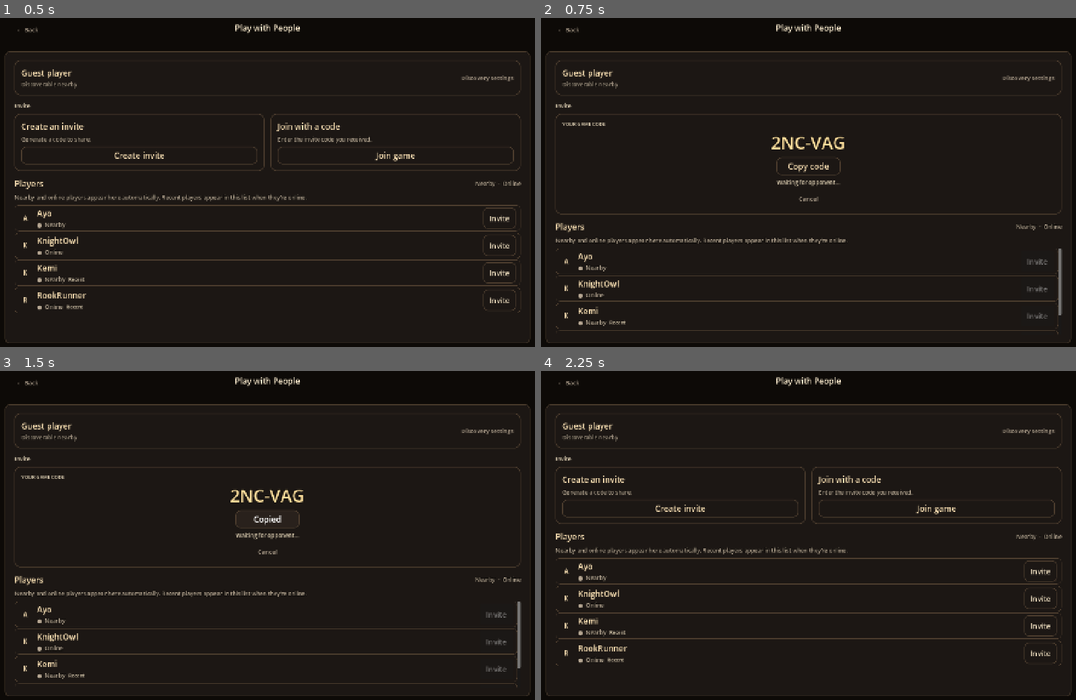
Above: before the commit, frames 1-4 (two rows, left to right).
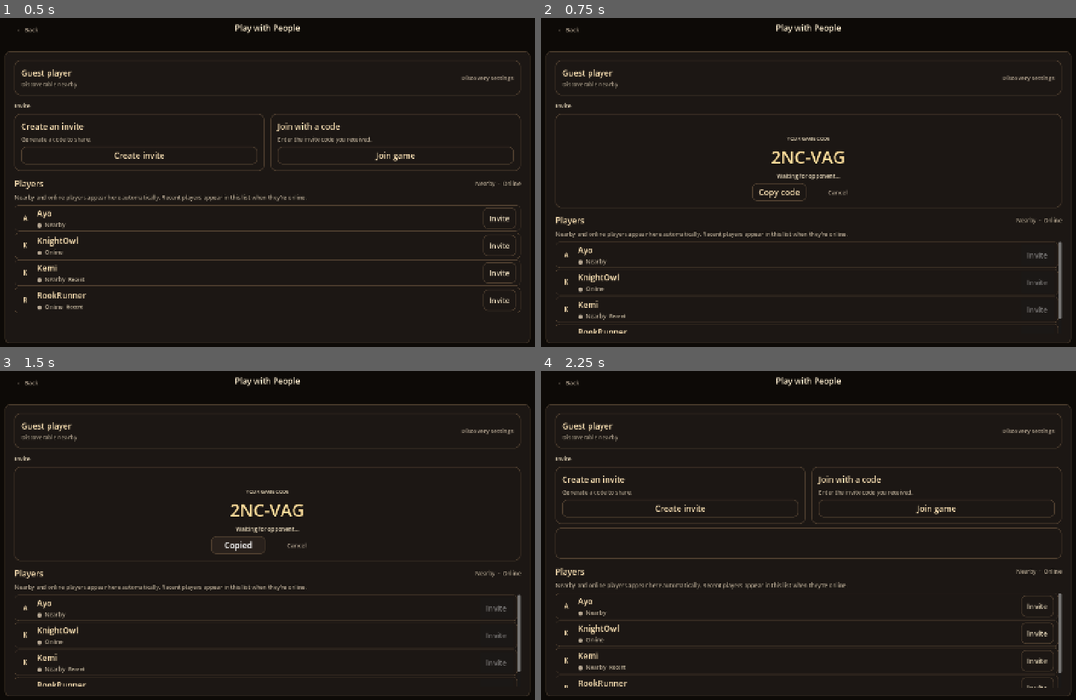
Above: after the commit, the same moments.

Repository: shedrackgodstime/chess-relay
Game: Godot game, scene res://src/ui/screens/multiplayer_hub/multiplayer_hub_screen.tscn
The game is run twice, just before and just after one commit, with the same random seed, the same clock (stepped at 60 frames per second) and the same inputs. This scene is started directly instead of the project's main scene.
Inputs:
- Up to frame 1 (0.5 s): no input
- Up to frame 2 (0.75 s): click "Create invite" at 0.5 s
- Up to frame 3 (1.5 s): click "Copy code" at 1.25 s
- Up to frame 4 (2.25 s): click "Cancel" at 2 s

Frame 1 is identical in both runs. In frame 2, 4.8% of the frame differs, in the area x 2-98%, y 31-96%; in frame 3, 4.7%; in frame 4, 4.1%.

Commit message:
Make the hub's flow card a component, and let it own being emptied
Second half of foundation_tightening item 2. Five flows in the hub — create a code,
join with a code, invite a listed player, answer an invitation, recover from a
declined one — each built the same heading, detail line and action row inside the
screen script, differing only in what they put in between. That is one card used five
times, so it is a scene now, and the screen asks it for content rather than filling a
box.

It carries the heading, the detail line, a body and an action row. The screen asks for
a status line, a code, a field or an action and gets the node back, so it can keep
updating a label it did not create.

Emptying it fixed a bug that was there before the extraction. Each flow cleared the
content by queueing its children for deletion and then immediately added the next
flow's, so for one frame the card held both. It now removes and frees in a single step,
and there is no frame in which two flows are on screen at once.

The join field stayed a method on purpose. Only the join flow needs one, and a control
with a single caller is not reusable yet; the note above it says so, so the next person
reads it as a decision instead of an oversight.

Two helpers in the hub became dead when the flows moved and were removed rather than
left to rot. Hub script: 511 lines to 438.

Diff:
--- /dev/null
+++ b/godot/src/ui/components/invite_flow_card/invite_flow_card.gd
@@ -0,0 +1,90 @@
+class_name InviteFlowCard
+extends PanelContainer
+
+## The card the multiplayer hub shows instead of its Create and Join choices while
+## one of those flows is running.
+##
+## Five flows use it: create a code, join with a code, invite a listed player, respond
+## to an invitation, and recover from a declined one. All five want the same shape —
+## what is happening, a line about it, room for whatever that flow is specifically
+## about, and a row of things that can be done — and none of them want a different
+## kind of card.
+##
+## It is a scene rather than something the hub builds because it is the same five
+## times. See docs/architecture/foundation_tightening.md, item 2.
+
+@onready var _heading: Label = %Heading
+@onready var _detail: Label = %Detail
+@onready var _body: VBoxContainer = %Body
+@onready var _actions: HBoxContainer = %Actions
+
+
+## Starts a flow: what is happening, and the line under it. Everything the previous
+## flow put here goes, so a card never shows one flow's leftovers above another's.
+func show_flow(heading_text: String, detail_text: String) -> void:
+	_heading.text = heading_text
+	_detail.text = detail_text
+	_detail.visible = not detail_text.is_empty()
+	_discard(_body)
+	_discard(_actions)
+	show()
+
+
+## Empties a container and frees what was in it.
+##
+## Removed and freed in the same step rather than queued, because the caller fills the
+## card again immediately afterwards and a queued child is still a child until the end
+## of the frame, which would leave one flow's content sitting above the next one's.
+func _discard(container: Node) -> void:
+	for child in container.get_children():
+		container.remove_child(child)
+		child.queue_free()
+
+
+## A line of status inside the card. Returns it so a flow can keep updating the text
+## without holding on to a node it did not create.
+func add_status(text: String, variation: StringName = &"SetupStatusText") -> Label:
+	var label := Label.new()
+	label.text = text
+	label.theme_type_variation = variation
+	label.horizontal_alignment = HORIZONTAL_ALIGNMENT_CENTER
+	_body.add_child(label)
+	return label
+
+
+## The generated code, shown large because it is meant to be read off one screen and
+## typed into another.
+func add_code(text: String) -> Label:
+	var label := Label.new()
+	label.text = text
+	label.theme_type_variation = &"CodeDisplay"
+	label.horizontal_alignment = HORIZONTAL_ALIGNMENT_CENTER
+	_body.add_child(label)
+	return label
+
+
+## Adds a control the flow needs: the code entry, a checkbox, anything else.
+func add_content(control: Control) -> Control:
+	_body.add_child(control)
+	return control
+
+
+## A button in the card's action row. Returned so the flow can connect to it or hold
+## it; the card does not decide what any of them do.
+func add_action(text: String, variation: StringName = &"SetupActionButton") -> Button:
+	var button := Button.new()
+	button.text = text
+	button.custom_minimum_size = Vector2(144.0, 48.0)
+	button.theme_type_variation = variation
+	_actions.add_child(button)
+	return button
+
+
+## A centred row inside the body, for actions that belong with the content rather than
+## in the card's own action row.
+func add_centered_row() -> HBoxContainer:
+	var row := HBoxContainer.new()
+	row.alignment = BoxContainer.ALIGNMENT_CENTER
+	row.add_theme_constant_override("separation", 12)
+	_body.add_child(row)
+	return row
--- /dev/null
+++ b/godot/src/ui/components/invite_flow_card/invite_flow_card.tscn
@@ -0,0 +1,33 @@
+[gd_scene load_steps=2 format=3]
+
+[ext_resource type="Script" path="res://src/ui/components/invite_flow_card/invite_flow_card.gd" id="1_invite_flow_card"]
+
+[node name="InviteFlowCard" type="PanelContainer"]
+visible = false
+theme_type_variation = &"Card"
+script = ExtResource("1_invite_flow_card")
+
+[node name="Content" type="VBoxContainer" parent="."]
+layout_mode = 2
+theme_override_constants/separation = 8
+
+[node name="Heading" type="Label" parent="Content"]
+unique_name_in_owner = true
+layout_mode = 2
+theme_type_variation = &"SetupParticipantName"
+
+[node name="Detail" type="Label" parent="Content"]
+unique_name_in_owner = true
+layout_mode = 2
+theme_type_variation = &"QuietLabel"
+
+[node name="Body" type="VBoxContainer" parent="Content"]
+unique_name_in_owner = true
+layout_mode = 2
+theme_override_constants/separation = 8
+
+[node name="Actions" type="HBoxContainer" parent="Content"]
+unique_name_in_owner = true
+layout_mode = 2
+alignment = 1
+theme_override_constants/separation = 12
--- a/godot/src/ui/screens/multiplayer_hub/multiplayer_hub_screen.gd
+++ b/godot/src/ui/screens/multiplayer_hub/multiplayer_hub_screen.gd
@@ -24,8 +24,10 @@
 const TEXT := Color(1.0, 0.9, 0.72, 1.0)
 
 @onready var _invite_grid: GridContainer = %InviteGrid
-@onready var _invite_flow_card: PanelContainer = %InviteFlowCard
-@onready var _invite_flow_content: VBoxContainer = %InviteFlowContent
+## The card the running flow fills. A component rather than a panel built here,
+## because five flows in this screen want the same card and none of them want a
+## different kind of one.
+@onready var _flow: InviteFlowCard = %InviteFlowCard
 @onready var _player_list: ScrollContainer = %PlayerList
 @onready var _player_rows: VBoxContainer = %PlayerRows
 @onready var _profile_status: Label = %ProfileStatus
@@ -88,12 +90,11 @@
 	_active_invite_flow = "player-invite"
 	_current_player_invite = player_name
 	_invite_grid.hide()
-	_invite_flow_card.show()
+	_flow.show()
 	_set_player_invites_enabled(false)
-	_clear_invite_flow()
-	_invite_flow_content.add_child(_label("Invite %s" % player_name, "SetupParticipantName"))
-	_invite_flow_content.add_child(_label("Invitation sent · waiting for response...", "SetupStatusText"))
-	_invite_flow_content.add_child(_flow_cancel_button(_cancel_player_invite))
+	_flow.show_flow("Invite %s" % player_name, "")
+	_flow.add_status("Invitation sent · waiting for response...")
+	_flow_cancel_button(_cancel_player_invite)
 	player_invite_requested.emit(player_name)
 
 
@@ -108,20 +109,10 @@
 func player_invite_declined(player_name: String) -> void:
 	if _active_invite_flow != "player-invite":
 		return
-	_clear_invite_flow()
-	_invite_flow_content.add_child(_label("Invite %s" % player_name, "SetupParticipantName"))
-	_invite_flow_content.add_child(_label("Invitation declined.", "SetupStatusText"))
-	var actions := HBoxContainer.new()
-	actions.alignment = BoxContainer.ALIGNMENT_CENTER
-	actions.add_theme_constant_override("separation", 12)
-	_invite_flow_content.add_child(actions)
-	actions.add_child(_action_button("Invite again", _retry_player_invite))
-	var done := Button.new()
-	done.text = "Done"
-	done.theme_type_variation = &"QuietButton"
-	done.custom_minimum_size = FLOW_ACTION_SIZE
-	done.pressed.connect(_cancel_player_invite)
-	actions.add_child(done)
+	_flow.show_flow("Invite %s" % player_name, "")
+	_flow.add_status("Invitation declined.")
+	_flow.add_action("Invite again").pressed.connect(_retry_player_invite)
+	_flow.add_action("Done", &"QuietButton").pressed.connect(_cancel_player_invite)
 
 
 func _retry_player_invite() -> void:
@@ -145,22 +136,11 @@
 	_active_invite_flow = "incoming-invite"
 	_current_player_invite = player_name
 	_invite_grid.hide()
-	_invite_flow_card.show()
+	_flow.show()
 	_set_player_invites_enabled(false)
-	_clear_invite_flow()
-	_invite_flow_content.add_child(_label("Game invitation", "SetupParticipantName"))
-	_invite_flow_content.add_child(_label("%s invited you to play." % player_name, "QuietLabel"))
-	var actions := HBoxContainer.new()
-	actions.alignment = BoxContainer.ALIGNMENT_CENTER
-	actions.add_theme_constant_override("separation", 12)
-	_invite_flow_content.add_child(actions)
-	actions.add_child(_action_button("Accept", _accept_incoming_invite))
-	var decline := Button.new()
-	decline.text = "Decline"
-	decline.custom_minimum_size = FLOW_ACTION_SIZE
-	decline.theme_type_variation = &"QuietButton"
-	decline.pressed.connect(_decline_incoming_invite)
-	actions.add_child(decline)
+	_flow.show_flow("Game invitation", "%s invited you to play." % player_name)
+	_flow.add_action("Accept").pressed.connect(_accept_incoming_invite)
+	_flow.add_action("Decline", &"QuietButton").pressed.connect(_decline_incoming_invite)
 
 
 func _accept_incoming_invite() -> void:
@@ -176,9 +156,9 @@
 		return
 	var player_name := _current_player_invite
 	incoming_invite_responded.emit(player_name, false)
-	_clear_invite_flow()
-	_invite_flow_content.add_child(_label("Invitation declined.", "SetupStatusText"))
-	_invite_flow_content.add_child(_flow_cancel_button(_reset_invite_flow))
+	_flow.show_flow("", "")
+	_flow.add_status("Invitation declined.")
+	_flow_cancel_button(_reset_invite_flow)
 
 
 func _show_discovery_settings() -> void:
@@ -229,23 +209,15 @@
 	_active_invite_flow = "create"
 	_create_waiting = true
 	_invite_grid.hide()
-	_invite_flow_card.show()
+	_flow.show()
 	_set_player_invites_enabled(false)
-	_clear_invite_flow()
-	_invite_flow_content.add_child(_label("YOUR GAME CODE", "Caption"))
-	_create_code_label = _label(_generate_invite_code(), "CodeDisplay")
-	_create_code_label.horizontal_alignment = HORIZONTAL_ALIGNMENT_CENTER
-	_invite_flow_content.add_child(_create_code_label)
-	var copy_row := HBoxContainer.new()
-	copy_row.alignment = BoxContainer.ALIGNMENT_CENTER
-	_invite_flow_content.add_child(copy_row)
-	_copy_button = _action_button("Copy code", _on_copy_code)
-	_copy_button.custom_minimum_size = Vector2(170, 48)
-	copy_row.add_child(_copy_button)
-	_create_status = _label("Waiting for opponent...", "SetupStatusText")
-	_create_status.horizontal_alignment = HORIZONTAL_ALIGNMENT_CENTER
-	_invite_flow_content.add_child(_create_status)
-	_invite_flow_content.add_child(_flow_cancel_button(_cancel_create_wait))
+	_flow.show_flow("", "")
+	_flow.add_status("YOUR GAME CODE", &"Caption")
+	_create_code_label = _flow.add_code(_generate_invite_code())
+	_copy_button = _flow.add_action("Copy code")
+	_copy_button.pressed.connect(_on_copy_code)
+	_create_status = _flow.add_status("Waiting for opponent...")
+	_flow_cancel_button(_cancel_create_wait)
 	create_requested.emit(_create_code_label.text)
 
 
@@ -287,43 +259,23 @@
 	_current_join_code = ""
 	_join_is_connecting = false
 	_invite_grid.hide()
-	_invite_flow_card.show()
+	_flow.show()
 	_set_player_invites_enabled(false)
-	_clear_invite_flow()
-	_invite_flow_content.add_child(_label("Join with a code", "SetupParticipantName"))
-	_invite_flow_content.add_child(_label("Enter the code someone shared with you.", "QuietLabel"))
-	_join_field = LineEdit.new()
-	_join_field.placeholder_text = "ABC-123"
-	_join_field.max_length = 9
-	_join_field.custom_minimum_size.y = 48
+	_flow.show_flow("Join with a code", "Enter the code someone shared with you.")
+	_join_field = _flow.add_content(_code_field()) as LineEdit
 	_join_field.text_changed.connect(_on_join_code_changed)
-	_invite_flow_content.add_child(_join_field)
-	_join_echo = _label("", "Caption")
-	_join_echo.horizontal_alignment = HORIZONTAL_ALIGNMENT_CENTER
+	_join_echo = _flow.add_status("", &"Caption")
 	_join_echo.hide()
-	_invite_flow_content.add_child(_join_echo)
-	_join_status = _label("", "SetupStatusText")
-	_join_status.horizontal_alignment = HORIZONTAL_ALIGNMENT_CENTER
+	_join_status = _flow.add_status("")
 	_join_status.hide()
-	_invite_flow_content.add_child(_join_status)
-	var actions := HBoxContainer.new()
-	actions.alignment = BoxContainer.ALIGNMENT_CENTER
-	actions.add_theme_constant_override("separation", 12)
-	_invite_flow_content.add_child(actions)
-	_join_button = _action_button("Join game", _on_join_pressed)
+	_join_button = _flow.add_action("Join game")
 	_join_button.disabled = true
-	_join_button.custom_minimum_size = FLOW_ACTION_SIZE
-	actions.add_child(_join_button)
-	_join_retry_button = _action_button("Retry", _retry_join)
-	_join_retry_button.custom_minimum_size = FLOW_ACTION_SIZE
+	_join_button.pressed.connect(_on_join_pressed)
+	_join_retry_button = _flow.add_action("Retry")
 	_join_retry_button.hide()
-	actions.add_child(_join_retry_button)
-	_join_cancel_button = Button.new()
-	_join_cancel_button.text = "Cancel"
-	_join_cancel_button.custom_minimum_size = FLOW_ACTION_SIZE
-	_join_cancel_button.theme_type_variation = &"QuietButton"
+	_join_retry_button.pressed.connect(_retry_join)
+	_join_cancel_button = _flow.add_action("Cancel", &"QuietButton")
 	_join_cancel_button.pressed.connect(_cancel_join)
-	actions.add_child(_join_cancel_button)
 	call_deferred("_focus_join_field")
 
 
@@ -400,7 +352,7 @@
 	_create_waiting = false
 	_join_is_connecting = false
 	_current_player_invite = ""
-	_invite_flow_card.hide()
+	_flow.hide()
 	_invite_grid.show()
 	_clear_invite_flow()
 	_set_player_invites_enabled(true)
@@ -410,10 +362,9 @@
 		_show_incoming_invite(queued_player)
 
 
+## The card, emptied, without changing which flow is active.
 func _clear_invite_flow() -> void:
-	for child in _invite_flow_content.get_children():
-		_invite_flow_content.remove_child(child)
-		child.queue_free()
+	_flow.show_flow("", "")
 
 
 func _set_player_invites_enabled(enabled: bool) -> void:
@@ -422,14 +373,19 @@
 			row.set_invite_enabled(enabled)
 
 
+## A Cancel in the card's own action row. Put there rather than in the body because it
+## is an action on the flow, not a line of content.
 func _flow_cancel_button(action: Callable) -> Button:
-	var button := Button.new()
-	button.text = "Cancel"
-	button.custom_minimum_size = FLOW_ACTION_SIZE
-	button.theme_type_variation = &"QuietButton"
-	button.size_flags_horizontal = Control.SIZE_SHRINK_CENTER
+	var button := _flow.add_action("Cancel", &"QuietButton")
 	button.pressed.connect(action)
 	return button
+
+
+## Where a code is typed.
+##
+## Its own method because the join flow is the only thing that needs one, and a
+## control that exists only for one caller is not yet a component. When a second caller
+## appears it should become a scene of its own, like PlayerRow did.
 
 
 func _generate_invite_code() -> String:
@@ -474,22 +430,9 @@
 		_invite_grid.columns = 1 if screen_width < 900.0 else 2
 
 
-func _action_button(title: String, action: Callable) -> Button:
-	var button := Button.new()
-	button.text = title
-	button.custom_minimum_size = FLOW_ACTION_SIZE
-	button.theme_type_variation = &"SetupPrimaryButton"
-	button.pressed.connect(action)
-	return button
-
-
-func _label(value: String, variation: StringName = &"") -> Label:
-	var label := Label.new()
-	label.text = value
-	label.size_flags_horizontal = Control.SIZE_EXPAND_FILL
-	label.autowrap_mode = TextServer.AUTOWRAP_WORD
-	if variation != &"":
-		label.theme_type_variation = variation
-	else:
-		label.add_theme_color_override("font_color", TEXT)
-	return label
+func _code_field() -> LineEdit:
+	var field := LineEdit.new()
+	field.placeholder_text = "ABC-123"
+	field.max_length = 9
+	field.custom_minimum_size.y = 48
+	return field
--- a/godot/src/ui/screens/multiplayer_hub/multiplayer_hub_screen.tscn
+++ b/godot/src/ui/screens/multiplayer_hub/multiplayer_hub_screen.tscn
@@ -1,6 +1,7 @@
-[gd_scene load_steps=3 format=3]
+[gd_scene load_steps=4 format=3]
 
 [ext_resource type="Script" path="res://src/ui/screens/multiplayer_hub/multiplayer_hub_screen.gd" id="1_hub"]
+[ext_resource type="PackedScene" path="res://src/ui/components/invite_flow_card/invite_flow_card.tscn" id="20_invite_flow_card"]
 [ext_resource type="PackedScene" path="res://src/ui/components/game_header/game_header.tscn" id="2_header"]
 
 [node name="MultiplayerHubScreen" type="Control"]
@@ -173,16 +174,9 @@
 theme_type_variation = &"SetupPrimaryButton"
 accessibility_name = "Join a multiplayer game with a code"
 
-[node name="InviteFlowCard" type="PanelContainer" parent="Workspace/Margins/Content/InviteSection"]
-unique_name_in_owner = true
-visible = false
-layout_mode = 2
-theme_type_variation = &"Card"
-
-[node name="InviteFlowContent" type="VBoxContainer" parent="Workspace/Margins/Content/InviteSection/InviteFlowCard"]
-unique_name_in_owner = true
-layout_mode = 2
-theme_override_constants/separation = 8
+[node name="InviteFlowCard" parent="Workspace/Margins/Content/InviteSection" instance=ExtResource("20_invite_flow_card")]
+unique_name_in_owner = true
+layout_mode = 2
 
 [node name="PlayersSection" type="VBoxContainer" parent="Workspace/Margins/Content"]
 layout_mode = 2
--- a/godot/tests/ui_smoke_test.gd
+++ b/godot/tests/ui_smoke_test.gd
@@ -137,8 +137,13 @@
 		"and tracks one invite control per row, got %d" % hub._player_rows_added.size())
 	hub._create_invite_button.pressed.emit()
 	_check(hub._active_invite_flow == "create", "hub enters create invite flow")
-	_check(not hub._invite_grid.visible and hub._invite_flow_card.visible,
+	_check(not hub._invite_grid.visible and hub._flow.visible,
 		"hub hides invite choices during create flow")
+	_check(hub._flow.get_child_count() > 0,
+		"and the flow card is instanced from a scene, not built by the screen")
+	var card: String = hub._flow.get_script().resource_path
+	_check(card == "res://src/ui/components/invite_flow_card/invite_flow_card.gd",
+		"flow card is the shared component, got %s" % card)
 	hub._cancel_create_wait()
 	_check(hub._active_invite_flow.is_empty() and hub._invite_grid.visible,
 		"hub restores invite choices after cancel")
Not shown, changed: godot/docs/architecture/foundation_tightening.md
